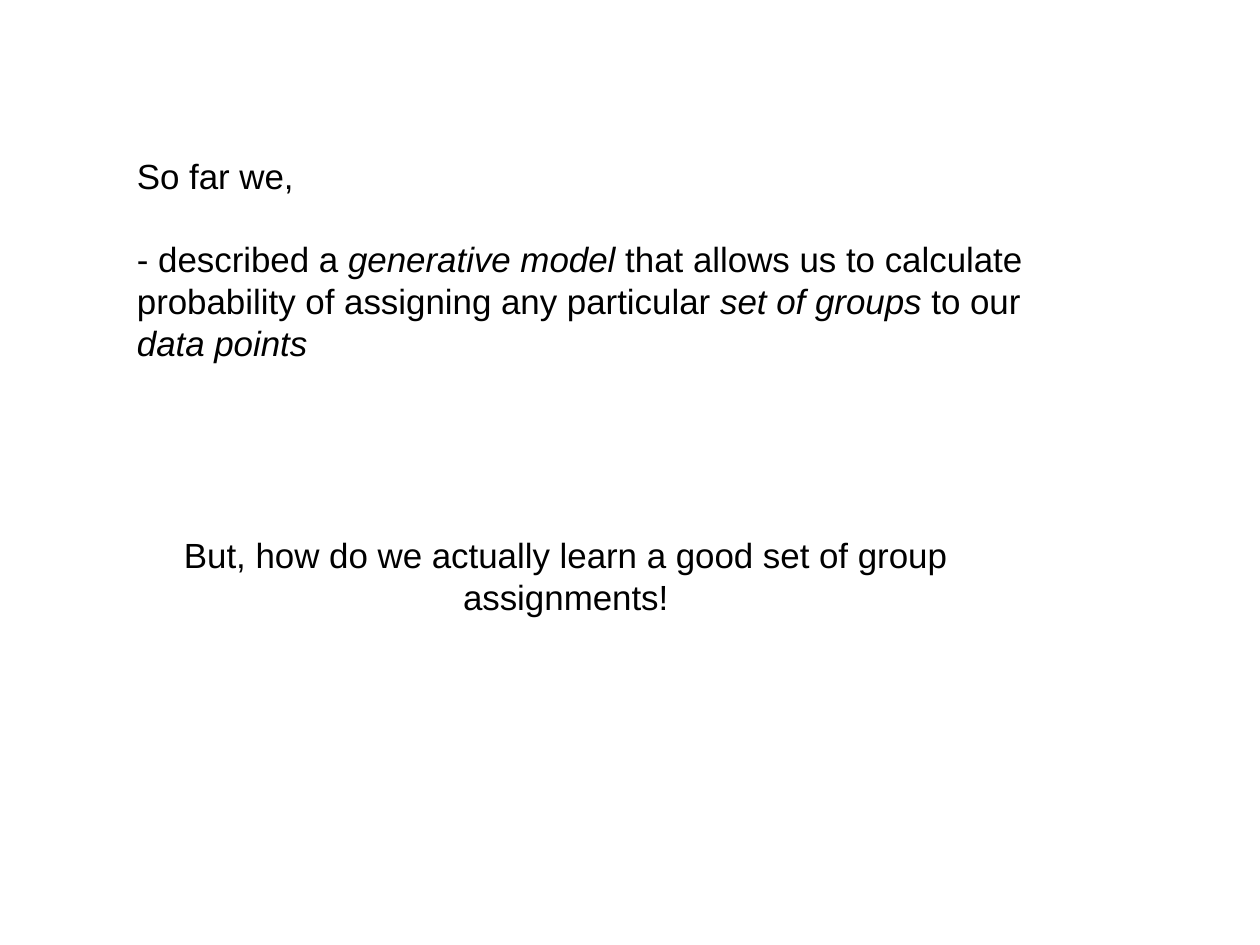
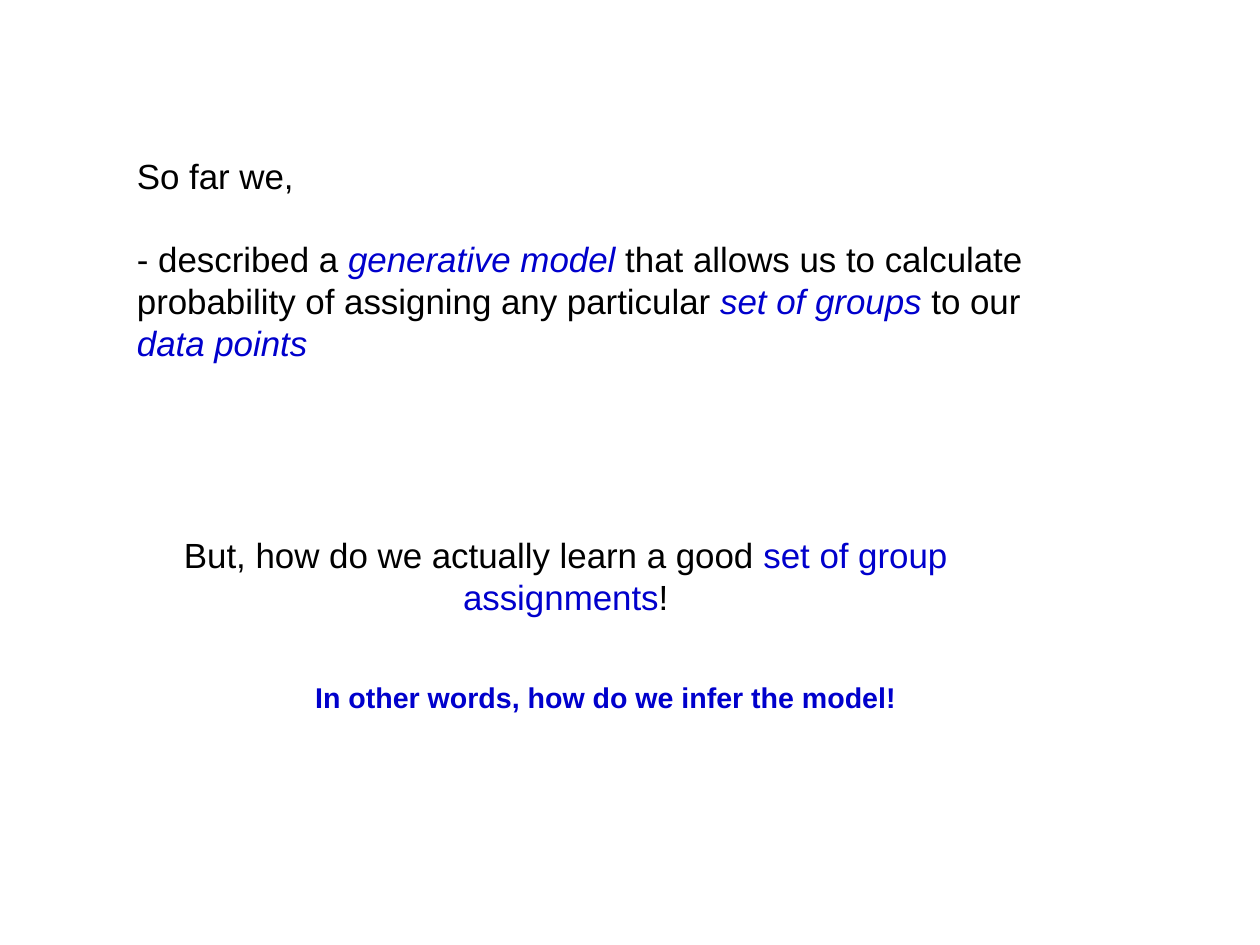
Before and after one commit to afcarl/Dirichlet_Processes, a slide deck: slide 18 of version_2.odp. Drawn at 1260x945 pixels with LibreOffice and Linux fonts; fonts in the diff are those of the drawing. Boxes give left, top, right and bottom in pixels: in the first picture for what was removed or moved away, otherwise in the second. Text is boxed around its words. In the diff, an @@ line names an element or a change of style, - is before the commit and + after.

```diff
--- a/version_2.odp
+++ b/version_2.odp
@@ text at (x1=137, y1=246, x2=1023, y2=363): text colour #000000 to #0000CC in "generative model set of groups data points" @@
@@ text "But, how do we actually ..." at (x1=184, y1=542, x2=947, y2=617): text colour #000000 to #0000CC in "set of group assignments!" @@
@@ text added at (x1=315, y1=687, x2=896, y2=713), 18 pt, text #0000CC, bold @@
+In other words, how do we infer the model!
```
Also in this commit, not shown: 9 other slides changed.
